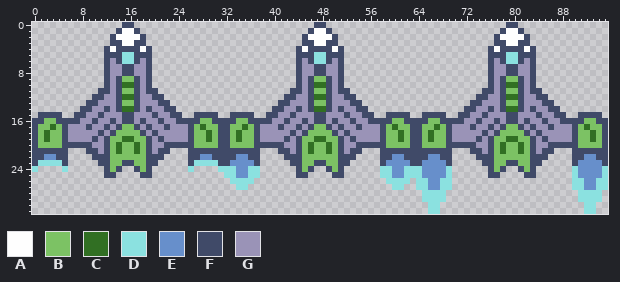
Two versions of one sprite sheet, godot/sprites/ship001.png. Above is the file before it was changed.
The file is 96x32 pixels.
Palette (. is transparent): A #fefefe  B #7cc264  C #316f23  D #8be1e0  E #678fcb  F #404a68  G #9a93b7
Pixels before, first column x 0:
 0 ...............FF..............................FF..............................FF...............
 1 ..............FAAF............................FAAF............................FAAF..............
 2 .............FAAAAF..........................FAAAAF..........................FAAAAF.............
 3 .............FFAAFF..........................FFAAFF..........................FFAAFF.............
 4 ............FAFFFFAF........................FAFFFFAF........................FAFFFFAF............
 5 ............FFFDDFFF........................FFFDDFFF........................FFFDDFFF............
 6 ............FGFDDFGF........................FGFDDFGF........................FGFDDFGF............
 7 ............FGGFFGGF........................FGGFFGGF........................FGGFFGGF............
 8 ............FGGFFGGF........................FGGFFGGF........................FGGFFGGF............
 9 ............FGFBBFGF........................FGFBBFGF........................FGFBBFGF............
10 ............FGFCCFGF........................FGFCCFGF........................FGFCCFGF............
11 ...........FFGFBBFGFF......................FFGFBBFGFF......................FFGFBBFGFF...........
12 ..........FFGGFCCFGGFF....................FFGGFCCFGGFF....................FFGGFCCFGGFF..........
13 .........FFGGGFBBFGGGFF..................FFGGGFBBFGGGFF..................FFGGGFBBFGGGFF.........
14 ........FFGGFGFCCFGFGGFF................FFGGFGFCCFGFGGFF................FFGGFGFCCFGFGGFF........
15 .FFFF..FFGGFGGGFFGGGFGGFF..FFFF..FFFF..FFGGFGGGFFGGGFGGFF..FFFF..FFFF..FFGGFGGGFFGGGFGGFF..FFFF.
16 FFBBFFFFGGFGGFGFFGFGGFGGFFFFBBFFFFBBFFFFGGFGGFGFFGFGGFGGFFFFBBFFFFBBFFFFGGFGGFGFFGFGGFGGFFFFBBFF
17 FBBCBFGGGFGGFGFBBFGFGGFGGGFBCBBFFBBCBFGGGFGGFGFBBFGFGGFGGGFBCBBFFBBCBFGGGFGGFGFBBFGFGGFGGGFBCBBF
18 FBCBBFGGGGGFGFBBBBFGFGGGGGFBBCBFFBCBBFGGGGGFGFBBBBFGFGGGGGFBBCBFFBCBBFGGGGGFGFBBBBFGFGGGGGFBBCBF
19 FBCBBFGGGGFGFBBCCBBFGFGGGGFBBCBFFBCBBFGGGGFGFBBCCBBFGFGGGGFBBCBFFBCBBFGGGGFGFBBCCBBFGFGGGGFBBCBF
20 FBBBBFFFFFGGFBCBBCBFGGFFFFFBBBBFFBBBBFFFFFGGFBCBBCBFGGFFFFFBBBBFFBBBBFFFFFGGFBCBBCBFGGFFFFFBBBBF
21 FFFFFF...FFGFBCBBCBFGFF...FFFFFFFFFFFF...FFGFBCBBCBFGFF...FFFFFFFFFFFF...FFGFBCBBCBFGFF...FFFFFF
22 FFEEFF....FFFBBBBBBFFF....FFEEFFFFEEFF....FFFBBBBBBFFF....FFEEFFFFEEFF....FFFBBBBBBFFF....FFEEFF
23 FDDDDF.....FFBBFFBBFF.....FDDDDFFEEEEF.....FFBBFFBBFF.....FEEEEFFEEEEF.....FFBBFFBBFF.....FEEEEF
24 D....D......FBF..FBF......D....DDDEEDD......FBF..FBF......DDEEDDDEEEED......FBF..FBF......DEEEED
25 ............FF....FF............DDEEDD......FF....FF......DDEEDDDEEEED......FF....FF......DEEEED
26 .................................DDDD......................DDDD.DDEEDD....................DDEEDD
27 ..................................DD........................DD..DDEEDD....................DDEEDD
28 .................................................................DDDD......................DDDD.
29 .................................................................DDDD......................DDDD.
30 ..................................................................DD........................DD..
31 ..................................................................DD........................DD..
Once edited:
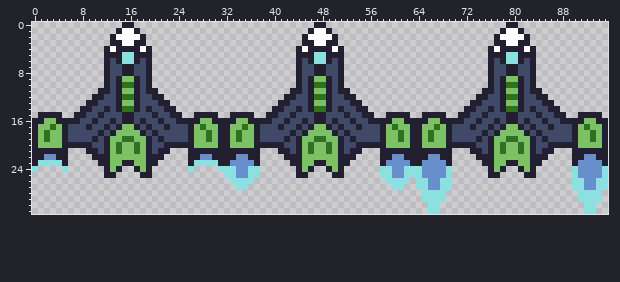
Changes in this commit:
Colour F changes from #404a68 to #221f31.
Colour G changes from #9a93b7 to #404a68.
Pixel boxes of the changes (left, top, right, bottom) in both pictures:
changed: (32, 22, 608, 178)
